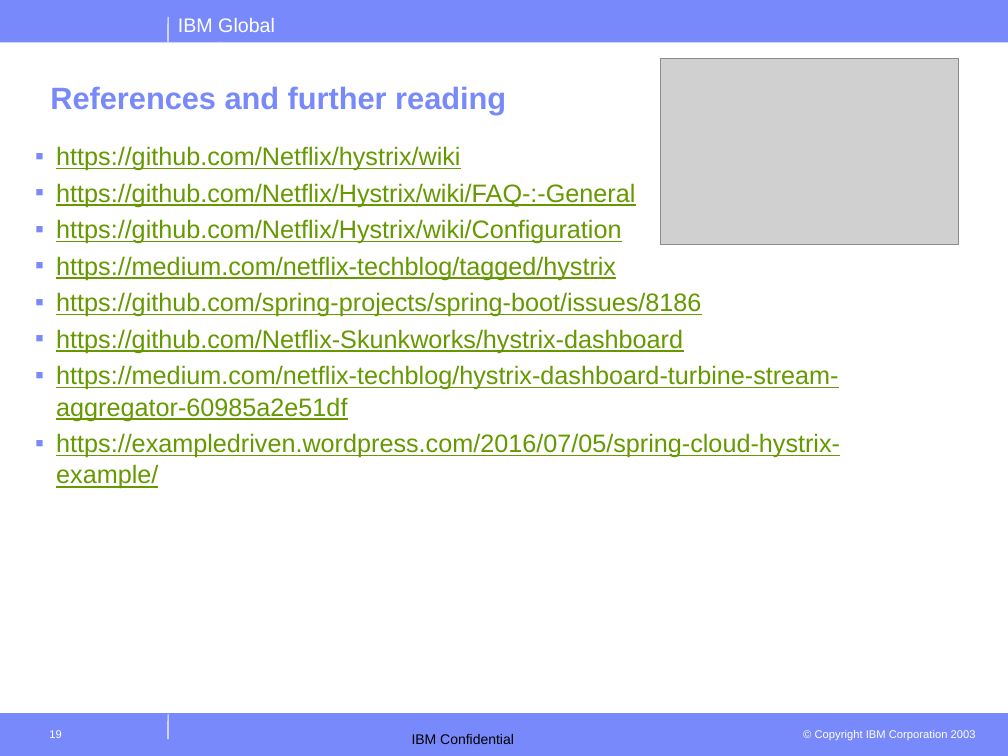
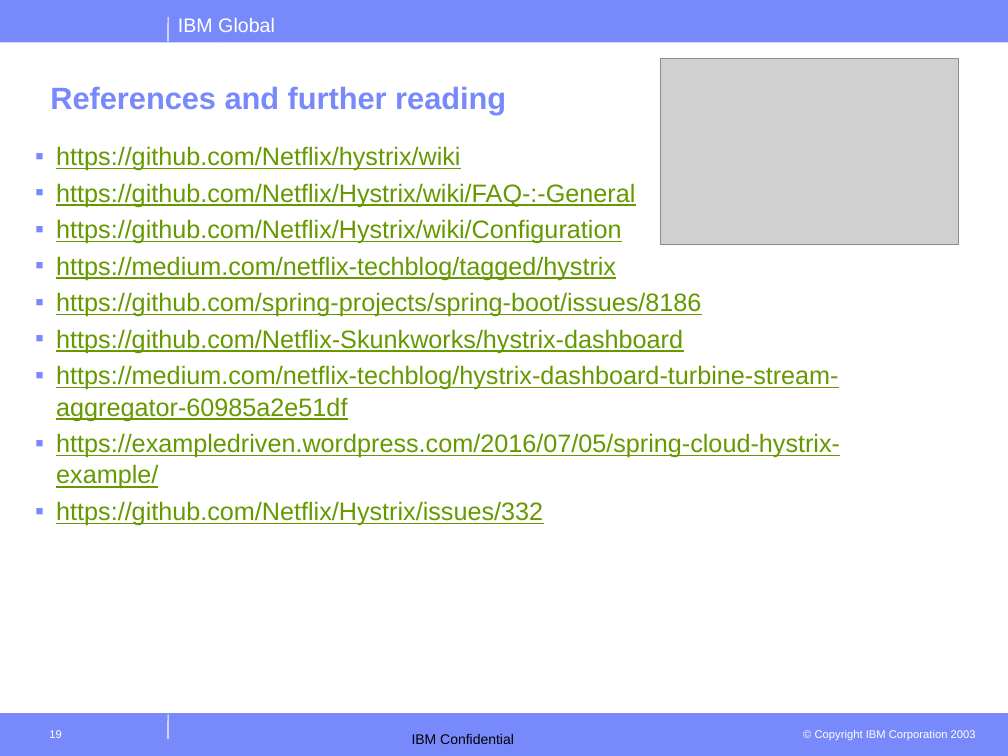
Before and after one commit to krishnabab/OrderValidator, a slide deck: slide 19 of src/main/resources/SDT-Hystrix - V2.0.pptx. Drawn at 1008x756 pixels with LibreOffice and Linux fonts; fonts in the diff are those of the drawing; grey boxes stand for pictures; background and template pictures are left out. Boxes give left, top, right and bottom in pixels: in the first picture for what was removed or moved away, otherwise in the second. Text is boxed around its words. In the diff, an @@ line names an element or a change of style, - is before the commit and + after.

```diff
--- a/src/main/resources/SDT-Hystrix - V2.0.pptx
+++ b/src/main/resources/SDT-Hystrix - V2.0.pptx
@@ text at (56, 501, 543, 526): paragraph added @@
+▪ https://github.com/Netflix/Hystrix/issues/332
```
Also in this commit, not shown: 2 other files.
